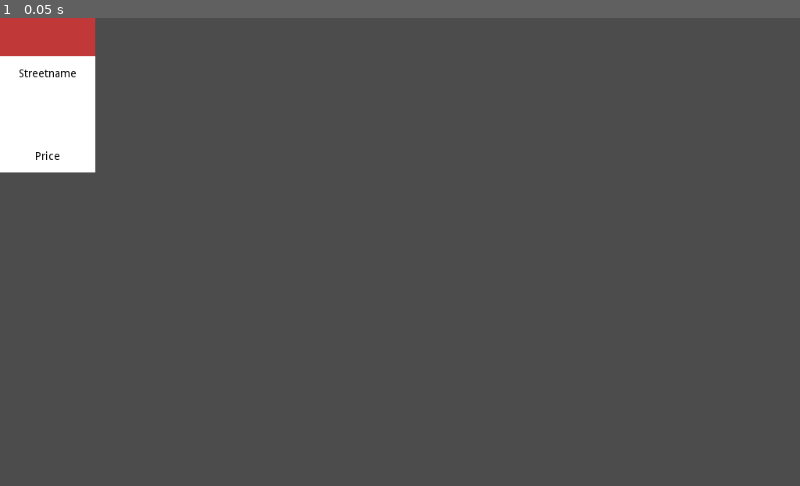
Above: before the commit, frame 1.
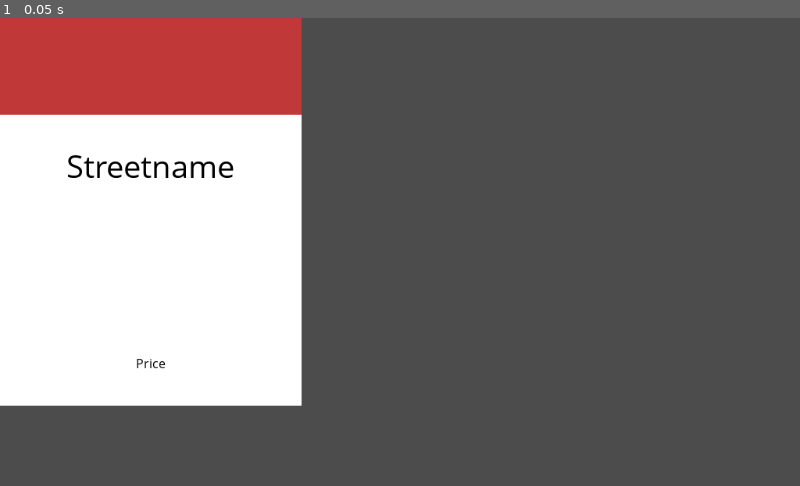
Above: after the commit, the same moment.

Repository: Paulemeister/monopoly_clone
Game: Godot game, scene res://Scenes/Field.tscn
The game is run twice, just before and just after one commit, with the same random seed, the same clock (stepped at 60 frames per second) and the same inputs. The project has no main scene, so this scene is started directly.
Inputs:
- Up to frame 1 (0.05 s): no input

The runs differ from the first frame. In frame 1, 29% of the frame differs, in the area x 0-38%, y 0-83%.

Commit message:
Add files via upload
Added custom container to resize children to it's own size
Added Dynamic Font for better scalability

Diff:
--- /dev/null
+++ b/Media/OpenSans.tres
@@ -0,0 +1,7 @@
+[gd_resource type="DynamicFont" load_steps=2 format=2]
+
+[ext_resource path="res://Media/OpenSans-Regular.ttf" type="DynamicFontData" id=1]
+
+[resource]
+resource_name = "OpenSans"
+font_data = ExtResource( 1 )
--- a/Scenes/Field.tscn
+++ b/Scenes/Field.tscn
@@ -1,7 +1,15 @@
-[gd_scene load_steps=3 format=2]
+[gd_scene load_steps=7 format=2]
 
 [ext_resource path="res://Scripts/Field.gd" type="Script" id=1]
-[ext_resource path="res://Media/monopoly_board.jpg" type="Texture" id=2]
+[ext_resource path="res://Scenes/Resize Container.tscn" type="PackedScene" id=2]
+[ext_resource path="res://Media/OpenSans-Regular.ttf" type="DynamicFontData" id=3]
+[ext_resource path="res://Media/OpenSans.tres" type="DynamicFont" id=4]
+[ext_resource path="res://Media/monopoly_board.jpg" type="Texture" id=5]
+
+[sub_resource type="DynamicFont" id=1]
+resource_name = "OpenSans"
+size = 40
+font_data = ExtResource( 3 )
 
 [node name="Field" type="Node2D"]
 script = ExtResource( 1 )
@@ -9,78 +17,81 @@
 [node name="VBoxContainer" type="VBoxContainer" parent="."]
 anchor_top = 1.0
 anchor_bottom = 1.0
-margin_right = 122.0
-margin_bottom = 198.0
+margin_right = 386.0
+margin_bottom = 497.0
 size_flags_vertical = 3
 custom_constants/separation = 0
 
 [node name="Top" type="ColorRect" parent="VBoxContainer"]
-margin_right = 122.0
-margin_bottom = 49.0
+margin_right = 386.0
+margin_bottom = 124.0
 size_flags_horizontal = 3
 size_flags_vertical = 3
 color = Color( 0.756863, 0.223529, 0.223529, 1 )
 
-[node name="Bottom" type="ColorRect" parent="VBoxContainer"]
-margin_top = 49.0
-margin_right = 122.0
-margin_bottom = 198.0
+[node name="Resize Container2" parent="VBoxContainer" instance=ExtResource( 2 )]
+margin_top = 124.0
+margin_right = 386.0
+margin_bottom = 497.0
 size_flags_horizontal = 3
 size_flags_vertical = 3
 size_flags_stretch_ratio = 3.0
 
-[node name="VBoxContainer" type="VBoxContainer" parent="VBoxContainer/Bottom"]
-anchor_left = 0.5
-anchor_top = 0.5
-anchor_right = 0.5
-anchor_bottom = 0.5
-margin_left = -62.0
-margin_top = -73.5
-margin_right = 62.0
-margin_bottom = 73.5
+[node name="Bottom" type="ColorRect" parent="VBoxContainer/Resize Container2"]
+margin_right = 386.0
+margin_bottom = 373.0
+size_flags_horizontal = 3
+size_flags_vertical = 3
+size_flags_stretch_ratio = 3.0
+
+[node name="VBoxContainer" type="VBoxContainer" parent="VBoxContainer/Resize Container2"]
+margin_right = 386.0
+margin_bottom = 373.0
 size_flags_horizontal = 3
 size_flags_vertical = 3
 custom_constants/separation = 0
 alignment = 1
 
-[node name="Top Margin" type="Control" parent="VBoxContainer/Bottom/VBoxContainer"]
-margin_right = 124.0
-margin_bottom = 15.0
+[node name="Top Margin" type="Control" parent="VBoxContainer/Resize Container2/VBoxContainer"]
+margin_right = 386.0
+margin_bottom = 38.0
 size_flags_horizontal = 3
 size_flags_vertical = 3
 
-[node name="Streetname" type="Label" parent="VBoxContainer/Bottom/VBoxContainer"]
-margin_top = 15.0
-margin_right = 124.0
-margin_bottom = 121.0
+[node name="Streetname" type="Label" parent="VBoxContainer/Resize Container2/VBoxContainer"]
+margin_top = 38.0
+margin_right = 386.0
+margin_bottom = 307.0
 size_flags_horizontal = 3
 size_flags_vertical = 3
 size_flags_stretch_ratio = 7.0
+custom_fonts/font = SubResource( 1 )
 custom_colors/font_color = Color( 0, 0, 0, 1 )
 text = "Streetname"
 align = 1
 autowrap = true
 clip_text = true
 
-[node name="Price" type="Label" parent="VBoxContainer/Bottom/VBoxContainer"]
-margin_top = 121.0
-margin_right = 124.0
-margin_bottom = 136.0
+[node name="Price" type="Label" parent="VBoxContainer/Resize Container2/VBoxContainer"]
+margin_top = 307.0
+margin_right = 386.0
+margin_bottom = 345.0
 size_flags_horizontal = 3
 size_flags_vertical = 7
+custom_fonts/font = ExtResource( 4 )
 custom_colors/font_color = Color( 0, 0, 0, 1 )
 text = "Price"
 align = 1
 
-[node name="Bottom Margin" type="Control" parent="VBoxContainer/Bottom/VBoxContainer"]
-margin_top = 136.0
-margin_right = 124.0
-margin_bottom = 147.0
+[node name="Bottom Margin" type="Control" parent="VBoxContainer/Resize Container2/VBoxContainer"]
+margin_top = 345.0
+margin_right = 386.0
+margin_bottom = 373.0
 size_flags_horizontal = 3
 size_flags_vertical = 3
 size_flags_stretch_ratio = 0.7
 
-[node name="monopoly_board" type="Sprite" parent="VBoxContainer"]
+[node name="monopoly_board" type="Sprite" parent="."]
 visible = false
 position = Vector2( 185.862, -551.794 )
-texture = ExtResource( 2 )
+texture = ExtResource( 5 )
--- /dev/null
+++ b/Scenes/Resize Container.tscn
@@ -0,0 +1,8 @@
+[gd_scene load_steps=2 format=2]
+
+[ext_resource path="res://Scripts/Resize Container.gd" type="Script" id=1]
+
+[node name="Resize Container" type="Container"]
+margin_right = 40.0
+margin_bottom = 40.0
+script = ExtResource( 1 )
--- a/Scripts/Field.gd
+++ b/Scripts/Field.gd
@@ -6,8 +6,8 @@
 export var rent: int
 
 func _ready():
-	pass # Replace with function body.
+	pass
 
 
-#func _process(delta):
-#	pass
+func _process(delta):
+	pass
--- /dev/null
+++ b/Scripts/Resize Container.gd
@@ -0,0 +1,15 @@
+# Added tool for functionality inside the editor
+tool
+# Code from official Godot Tutorial about Containers
+extends Container
+
+func _notification(what):
+    if (what==NOTIFICATION_SORT_CHILDREN):
+        # Must re-sort the children
+        for c in get_children():
+            # Fit to own size
+            fit_child_in_rect( c, Rect2( Vector2(), rect_size ) )
+
+func set_some_setting():
+    # Some setting changed, ask for children re-sort
+    queue_sort()
Binary file added: Media/OpenSans-Regular.ttf
